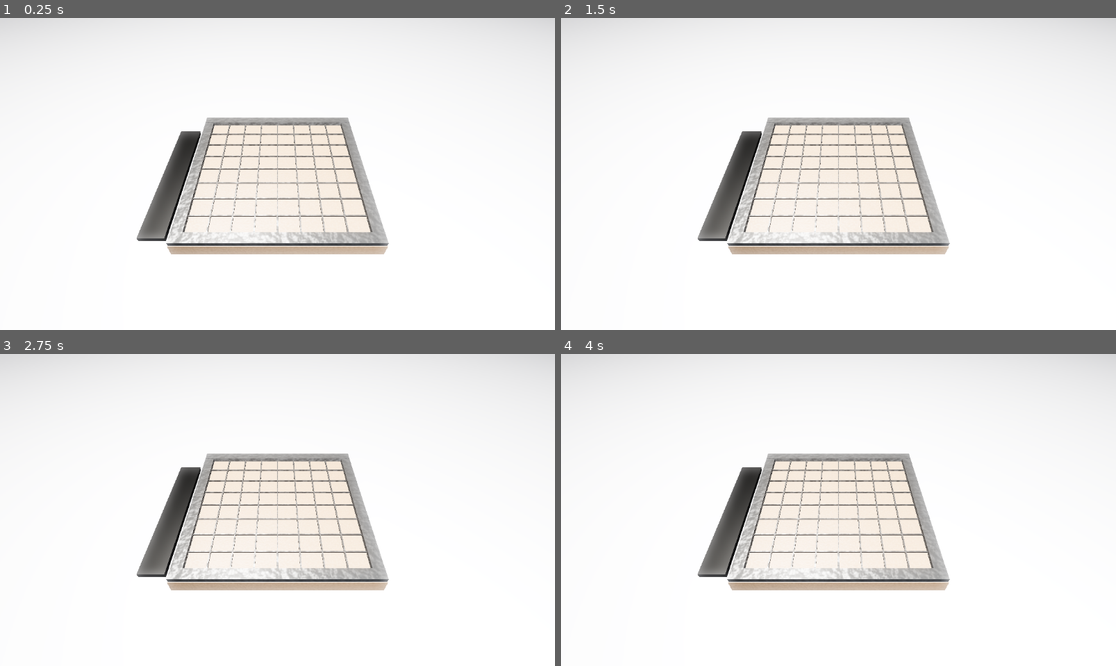
Above: before the commit, frames 1-4 (two rows, left to right).
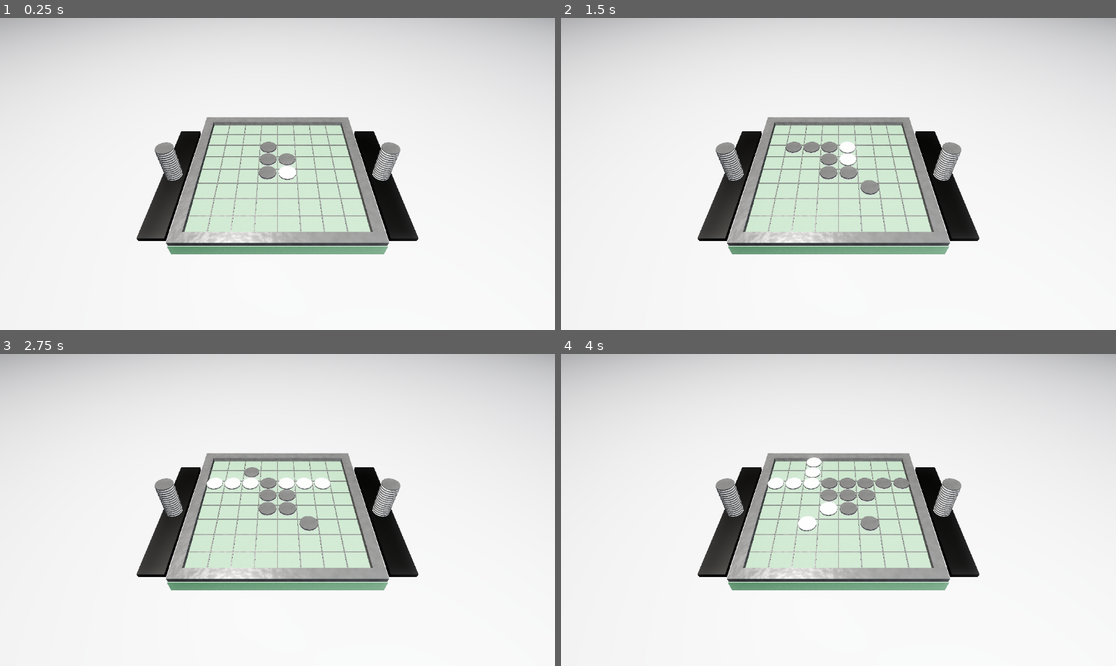
Above: after the commit, the same moments.

Repository: jop3/game-builder
Game: Godot game, scene res://othello.tscn
The game is run twice, just before and just after one commit, with the same random seed, the same clock (stepped at 60 frames per second) and the same inputs.
Inputs:
- Up to frame 1 (0.25 s): no input
- Up to frame 2 (1.5 s): no input
- Up to frame 3 (2.75 s): no input
- Up to frame 4 (4 s): no input

The runs differ from the first frame. In frame 1, 19% of the frame differs, in the area x 0-100%, y 0-76%; in frame 2, 19%; in frame 3, 19%; in frame 4, 19%.
Error before the commit: Invalid assignment of property or key 'visible' with value of type 'bool' on a base object of type 'Nil'. (res://othello.gd:116)

Commit message:
othello: swap to green-felt board + two-tone disc, retune to a realistic look
- assets: board.glb is now the reversi_classic green-felt board (black frame,
  thin grid); disc.glb is the two-tone black/white counter. obsidian/pearl
  removed.
- othello.gd staging: light tabletop backdrop like the reference photo, but a
  restrained key (a near-black frame/disc only stays black under moderate
  light — over-bright even light lifts a 2.5%-albedo surface to grey and kills
  the contrast). Result: green felt reads green, pieces read pure black vs
  white, side trays show striped two-tone stacks.

Co-Authored-By: Claude Opus 4.8 <noreply@anthropic.com>
Claude-Session: https://claude.ai/code/session_01B7fJKWCyBocffLdn3EVuZD

Diff:
--- a/examples/othello/game/othello.gd
+++ b/examples/othello/game/othello.gd
@@ -282,24 +282,28 @@
 	# Realistic product-shot look (matching a real Reversi set photo): bright,
 	# fairly even, neutral-cool light on a light table so the green felt reads
 	# green and the glossy black/white pieces show crisp specular highlights.
+	# Product-shot look, but restrained: a near-black plastic frame + black disc
+	# face only stay BLACK if the lighting is moderate. Over-bright even light
+	# lifts a 2.5%-albedo surface to grey and kills the black/white contrast, so
+	# keep a light backdrop (like the photo's white table) but a controlled key.
 	e.background_mode = Environment.BG_COLOR
-	e.background_color = Color(0.62, 0.63, 0.65)
+	e.background_color = Color(0.60, 0.61, 0.63)
 	e.ambient_light_source = Environment.AMBIENT_SOURCE_COLOR
-	e.ambient_light_color = Color(0.62, 0.64, 0.68)
-	e.ambient_light_energy = 0.6
+	e.ambient_light_color = Color(0.55, 0.58, 0.64)
+	e.ambient_light_energy = 0.22
 	e.tonemap_mode = Environment.TONE_MAPPER_AGX
-	e.tonemap_white = 6.0
+	e.tonemap_white = 2.0
 	e.glow_enabled = true
-	e.glow_intensity = 0.18
-	e.glow_bloom = 0.05
+	e.glow_intensity = 0.10
+	e.glow_bloom = 0.04
 	env.environment = e
 	add_child(env)
 
-	# Bright soft key high above (the overhead lamp) — the small specular it
-	# casts is what makes the glossy pieces read as polished.
+	# key light high above (the overhead lamp) — the small specular it casts is
+	# what makes the glossy pieces read as polished; moderate so black stays black.
 	var key := OmniLight3D.new()
 	key.light_color = Color(1.0, 0.98, 0.94)
-	key.light_energy = 8.0
+	key.light_energy = 3.6
 	key.omni_range = 4.0
 	key.omni_attenuation = 1.0
 	key.position = Vector3(-0.2, 0.75, -0.05)
@@ -308,13 +312,13 @@
 	# a second cooler highlight from the front-right for a twin specular dot
 	var spec := OmniLight3D.new()
 	spec.light_color = Color(0.95, 0.97, 1.0)
-	spec.light_energy = 3.0
+	spec.light_energy = 1.8
 	spec.omni_range = 3.0
 	spec.position = Vector3(0.45, 0.5, 0.5)
 	add_child(spec)
 	var fill := OmniLight3D.new()
 	fill.light_color = Color(0.85, 0.88, 0.95)
-	fill.light_energy = 1.5
+	fill.light_energy = 0.6
 	fill.omni_range = 4.0
 	fill.position = Vector3(0.1, 0.35, 0.7)
 	add_child(fill)
Binary file changed: examples/othello/game/assets/board.glb
Binary file added: examples/othello/game/assets/disc.glb
Binary file removed: examples/othello/game/assets/obsidian.glb
Binary file removed: examples/othello/game/assets/pearl.glb
